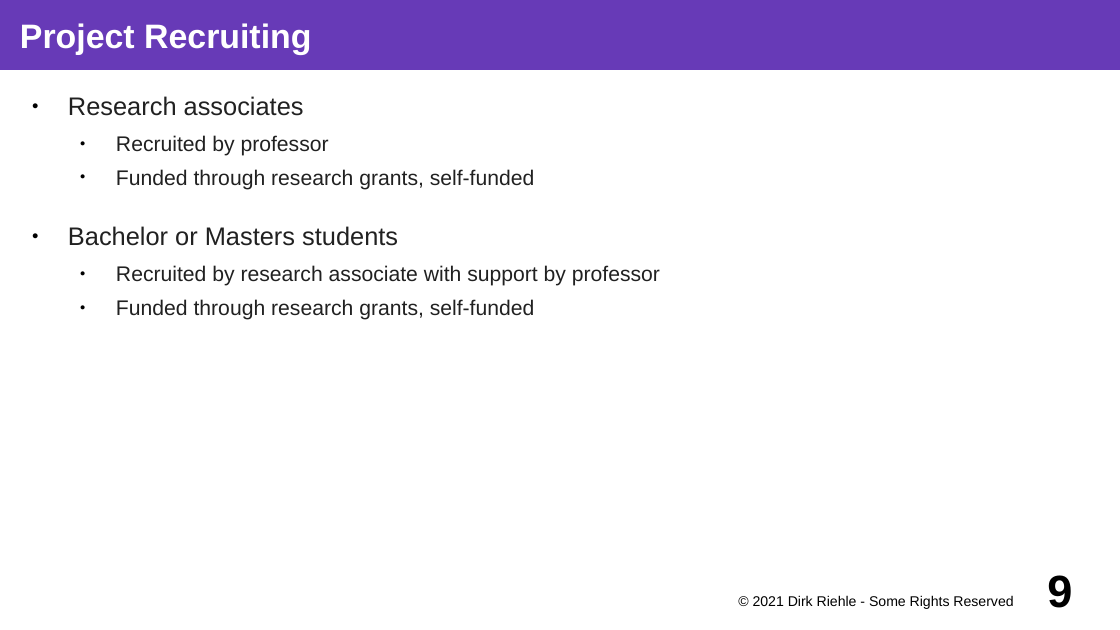
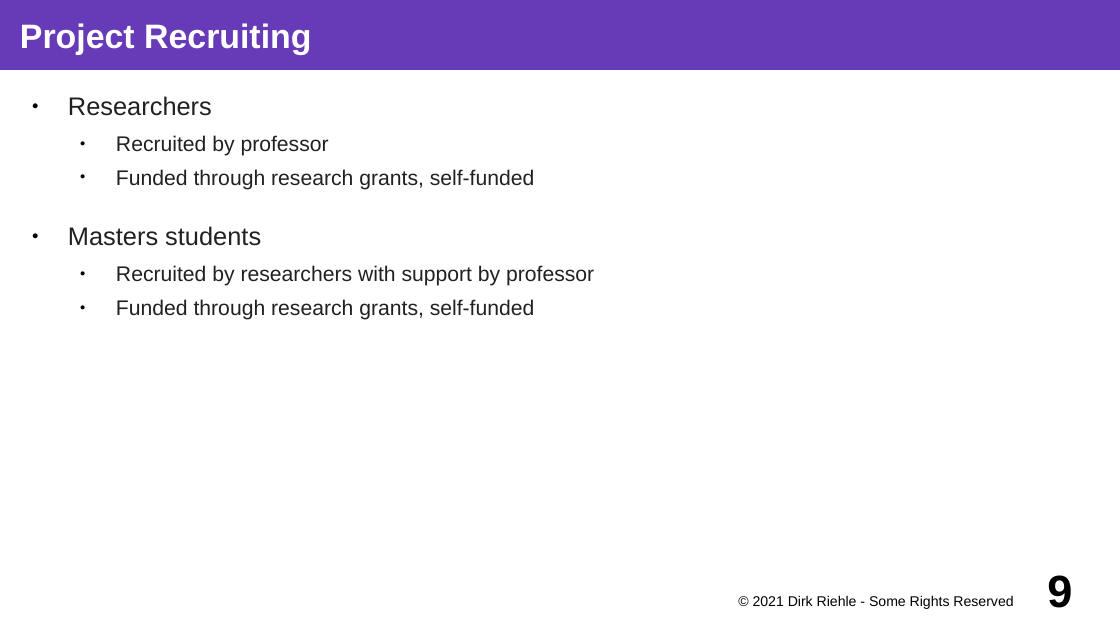
Before and after one commit to dirkriehle/coss-course, a slide deck: slide 9 of Lecture slides/COSS D02 - Research and Startup.odp. Drawn at 1120x630 pixels with LibreOffice and Linux fonts; fonts in the diff are those of the drawing. Boxes give left, top, right and bottom in pixels: in the first picture for what was removed or moved away, otherwise in the second. Text is boxed around its words. In the diff, an @@ line names an element or a change of style, - is before the commit and + after.

Commit message:
Updated role names in research-to-startup slides D02

```diff
--- a/Lecture slides/COSS D02 - Research and Startup.odp
+++ b/Lecture slides/COSS D02 - Research and Startup.odp
@@ text at bbox=[68, 96, 212, 116]: text changed @@
-● Research associates
+● Researchers
@@ text at bbox=[68, 226, 594, 286]: text changed @@
-● Bachelor or Masters students
-  ● Recruited by research associate with support by professor
+● Masters students
+  ● Recruited by researchers with support by professor
```
Also in this commit, not shown: 5 other slides changed, 1 slide added, 2 other files.
